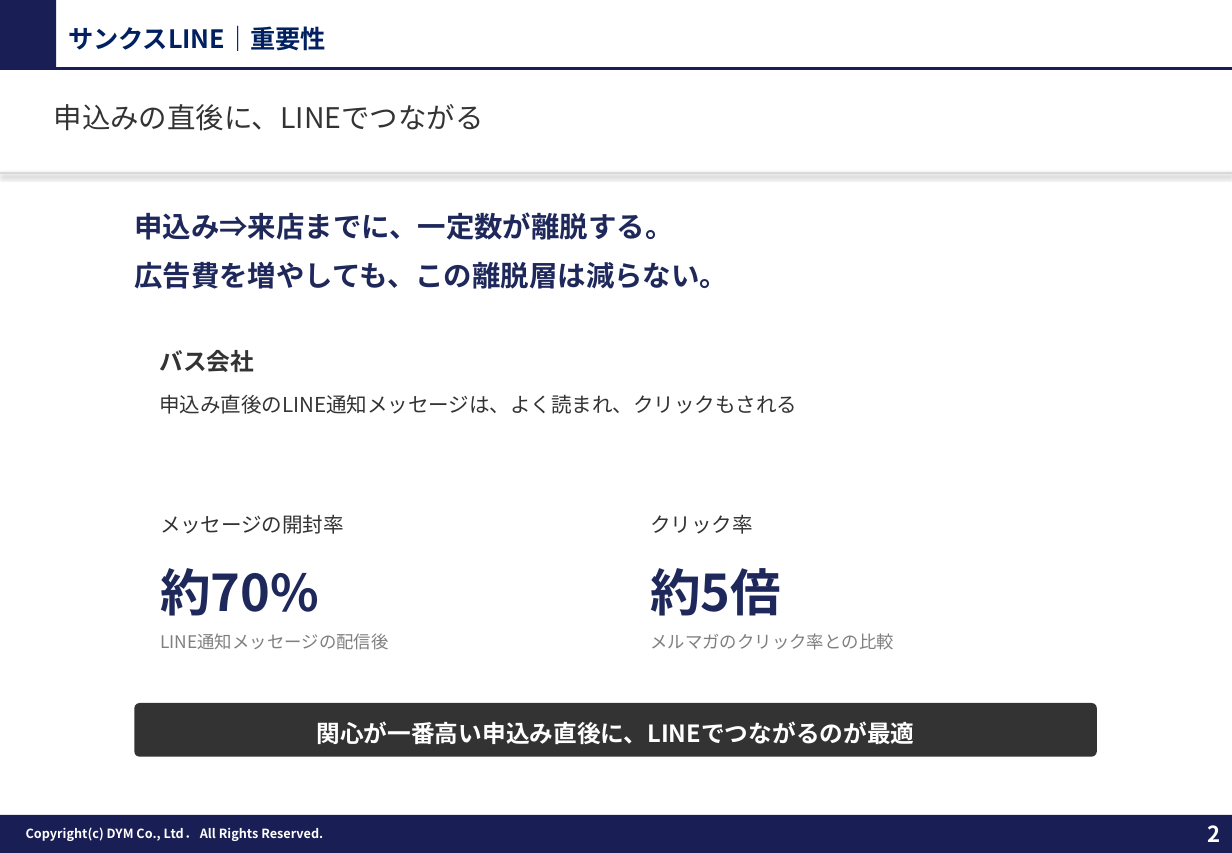
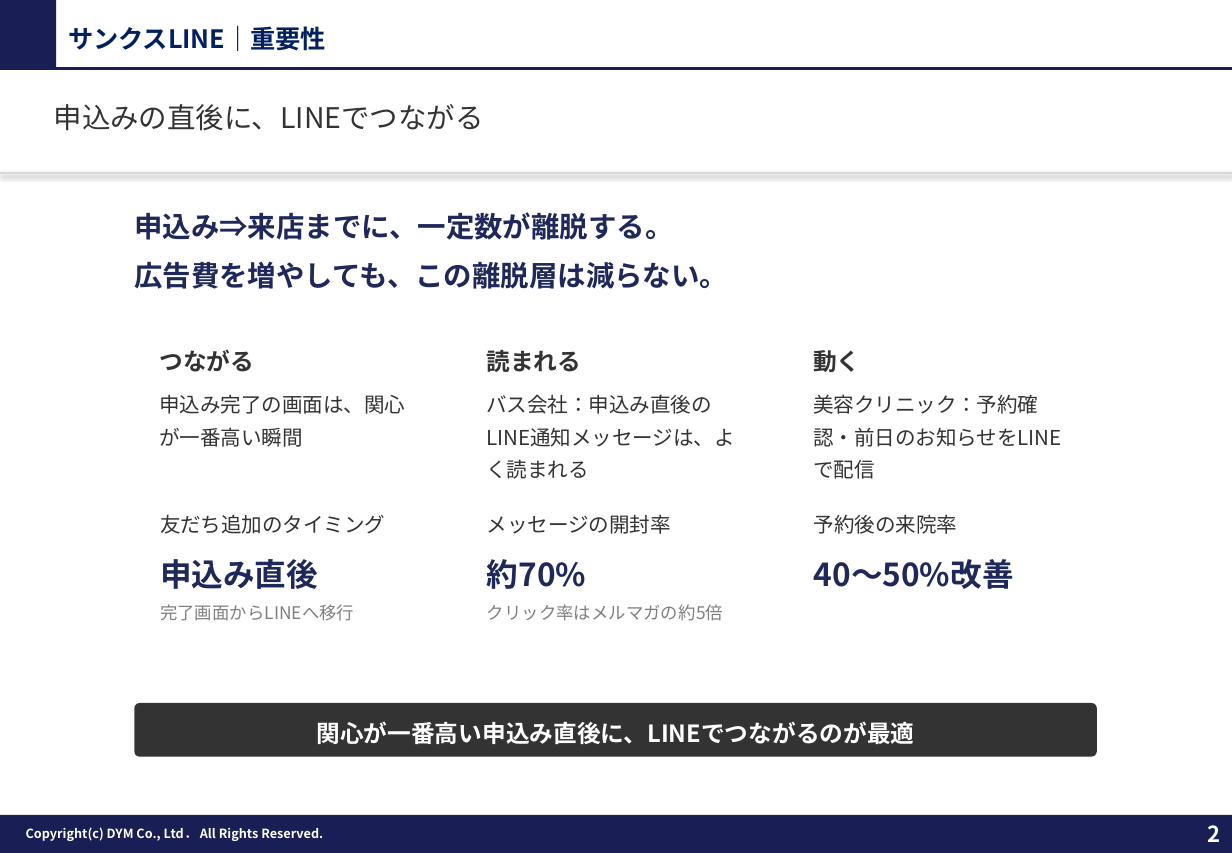
Before and after one commit to tonomura-r-dev/folder, a slide deck: slide 2 of 20261002_サンクスLINEのご提案_事例入り.pptx. Drawn at 1232x853 pixels with LibreOffice and Linux fonts; fonts in the diff are those of the drawing; background and template pictures are left out. Boxes give left, top, right and bottom in pixels: in the first picture for what was removed or moved away, otherwise in the second. Text is boxed around its words. In the diff, an @@ line names an element or a change of style, - is before the commit and + after.

```diff
--- a/20261002_サンクスLINEのご提案_事例入り.pptx
+++ b/20261002_サンクスLINEのご提案_事例入り.pptx
@@ text added at box(159, 349, 405, 447), 13 pt, text #333333 @@
+つながる
+申込み完了の画面は、関心が一番高い瞬間
@@ text at box(486, 350, 734, 479): text changed @@
-バス会社
-申込み直後のLINE通知メッセージは、よく読まれ、クリックもされる
+読まれる
+バス会社：申込み直後のLINE通知メッセージは、よく読まれる
@@ text added at box(813, 350, 1061, 447), 13 pt, text #333333 @@
+動く
+美容クリニック：予約確認・前日のお知らせをLINEで配信
@@ text at box(160, 514, 385, 621): text changed @@
-メッセージの開封率
-約70%
-LINE通知メッセージの配信後
+友だち追加のタイミング
+申込み直後
+完了画面からLINEへ移行
@@ text added at box(487, 514, 723, 621), 11 pt, text #7F7F7F @@
+メッセージの開封率
+約70%
+クリック率はメルマガの約5倍
@@ text removed at box(650, 514, 894, 650) @@
-クリック率
-約5倍
-メルマガのクリック率との比較
@@ text added at box(814, 514, 1014, 589), 20 pt, text #1F285A, bold @@
+予約後の来院率
+40〜50%改善
```
Also in this commit, not shown: 1 other slide changed, 7 other files.
